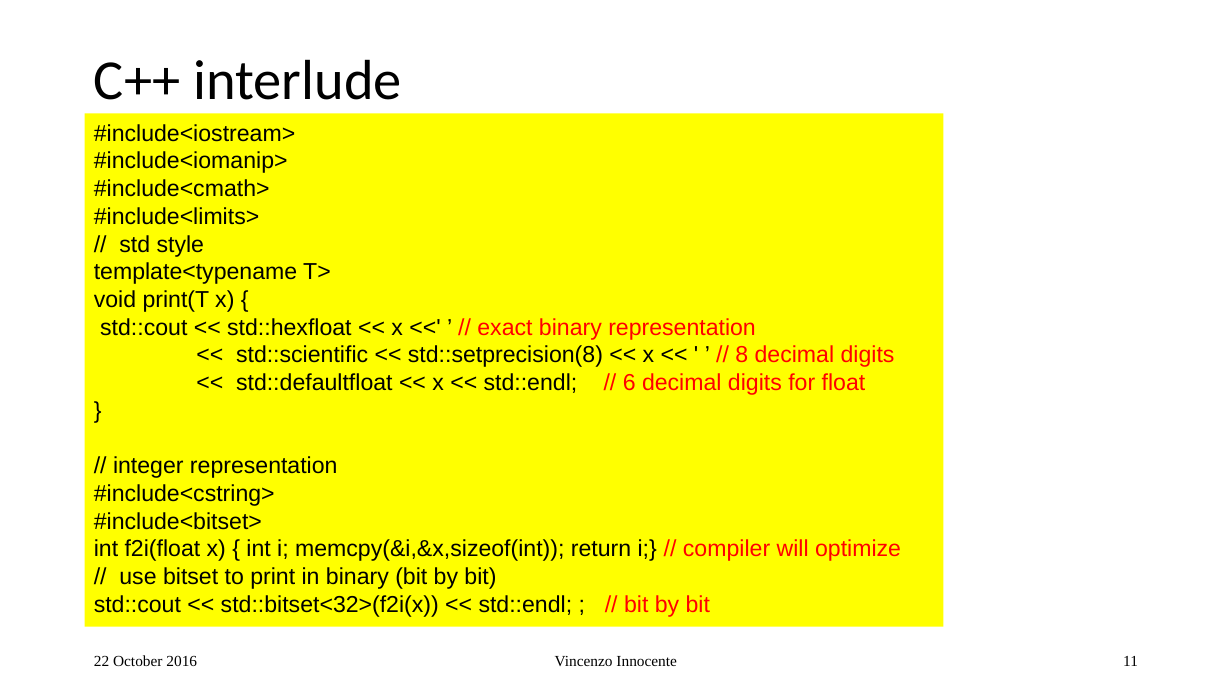
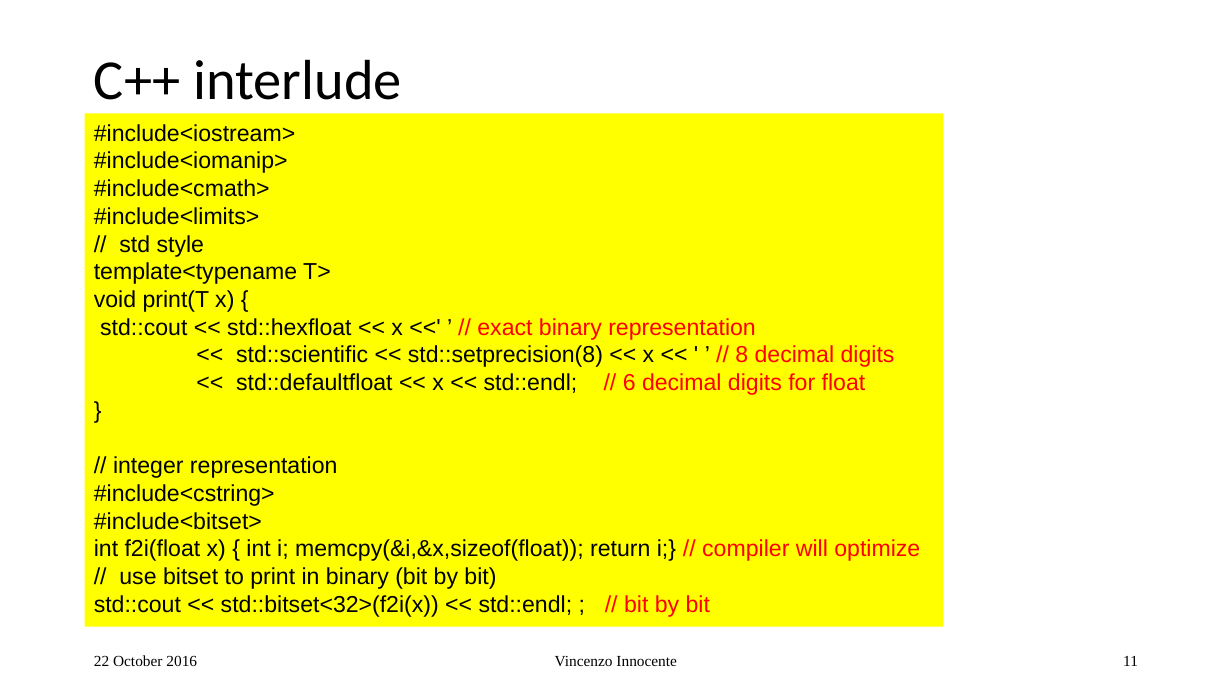
Before and after one commit to VinInn/FPCourse, a slide deck: slide 11 of Slides/FPforScientist.pptx. Drawn at 1232x693 pixels with LibreOffice and Linux fonts; fonts in the diff are those of the drawing. Boxes give left, top, right and bottom in pixels: in the first picture for what was removed or moved away, otherwise in the second. Text is boxed around its words. In the diff, an @@ line names an element or a change of style, - is before the commit and + after.

```diff
--- a/Slides/FPforScientist.pptx
+++ b/Slides/FPforScientist.pptx
@@ text in rectangle at (94, 539, 920, 561): text changed @@
-int f2i(float x) { int i; memcpy(&i,&x,sizeof(int)); return i;} // compiler will optimize
+int f2i(float x) { int i; memcpy(&i,&x,sizeof(float)); return i;} // compiler will optimize
```
Also in this commit, not shown: 13 other slides changed.
